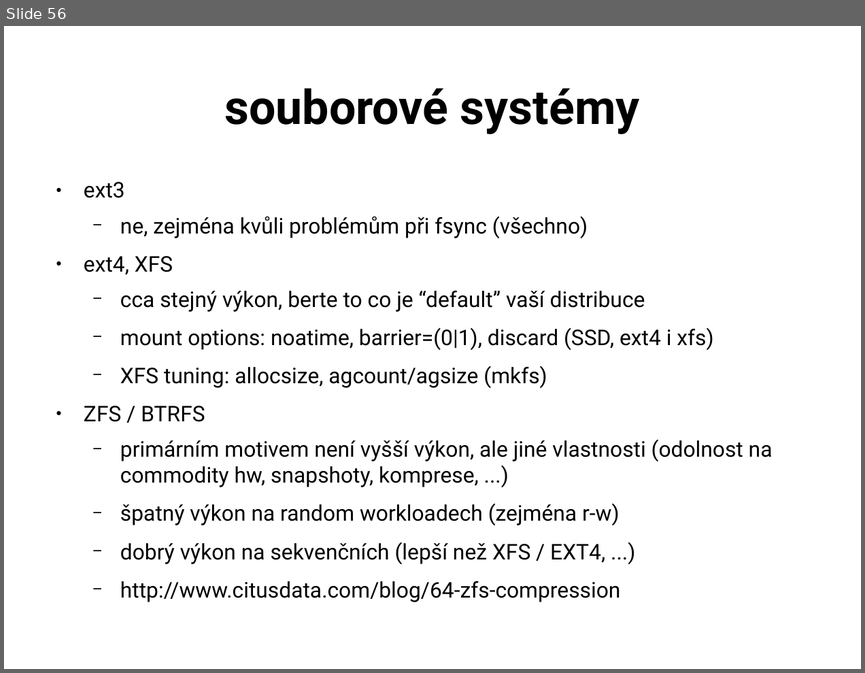
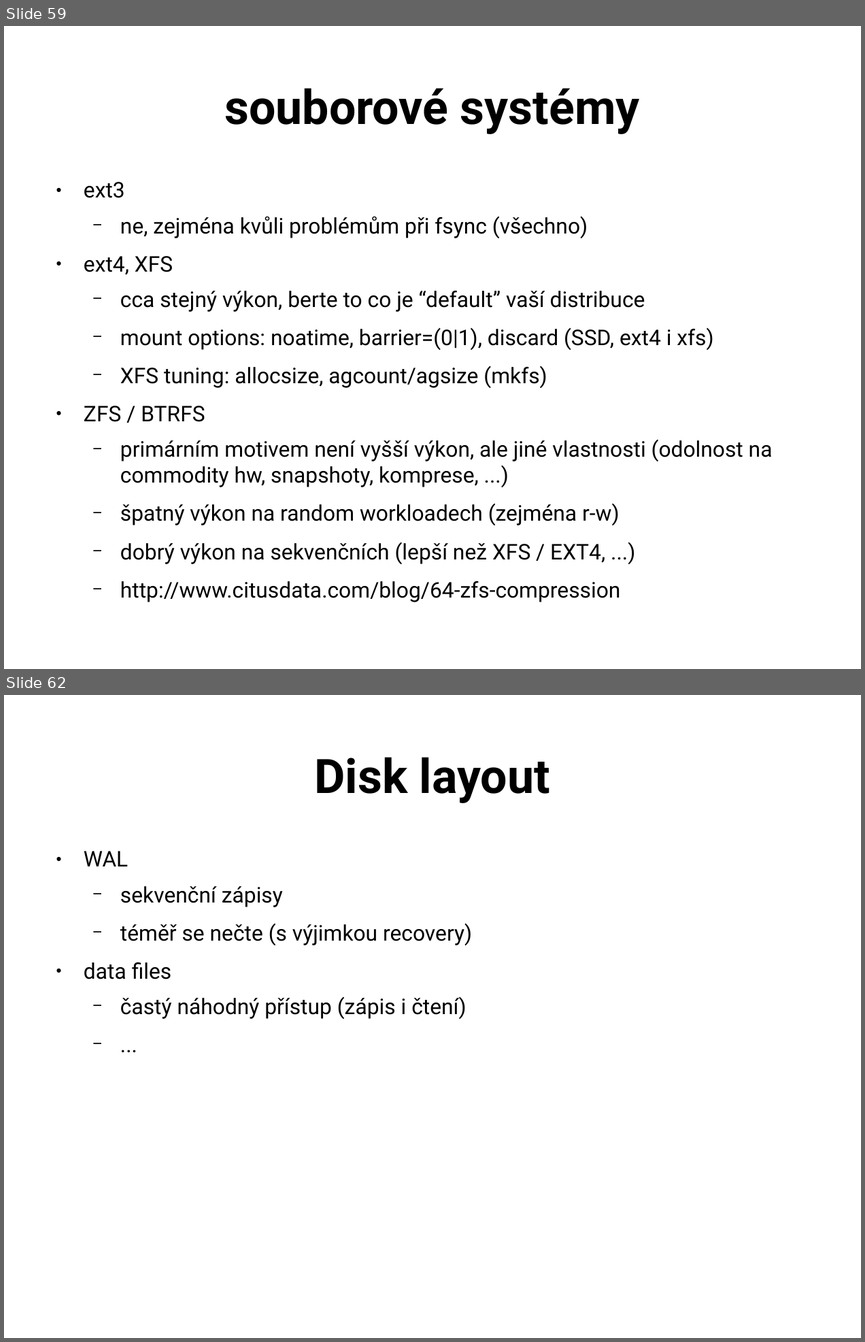
Before and after one commit to tvondra/perf_tuning_training, a slide deck: perf-tuning-training.odp. Shown one above the other, each under a label of ours: slide 56 before the commit, slides 59 and 62 after it; the slides between them are not shown. The pictures are 865x673 and 865x1342 pixels, drawn with LibreOffice and Linux fonts; fonts in the diff are those of the drawing. Boxes give left, top, right and bottom in pixels: in the first picture for what was removed or moved away, otherwise in the second. Text is boxed around its words. In the diff, an @@ line names an element or a change of style, - is before the commit and + after.

Commit message:
added pgbench examples, initial info about tuning loads, durability tuning and filesystem layout

```diff
--- a/perf-tuning-training.odp
+++ b/perf-tuning-training.odp
@@ slide 62 added at [4,695,861,1338], background #FFFFFF @@
@@ title added at [314,757,550,803], 44 pt, text #000000, bold @@
+Disk layout
@@ text added at [84,851,472,1019], 20 pt, text #000000 @@
+● WAL
+  − sekvenční zápisy
+  − téměř se nečte (s výjimkou recovery)
+● data files
+  − častý náhodný přístup (zápis i čtení)
+  − ...
@@ what was slide 56 is now slide 59 @@
```
Also in this commit, not shown: 5 other slides added, 2 other files.
